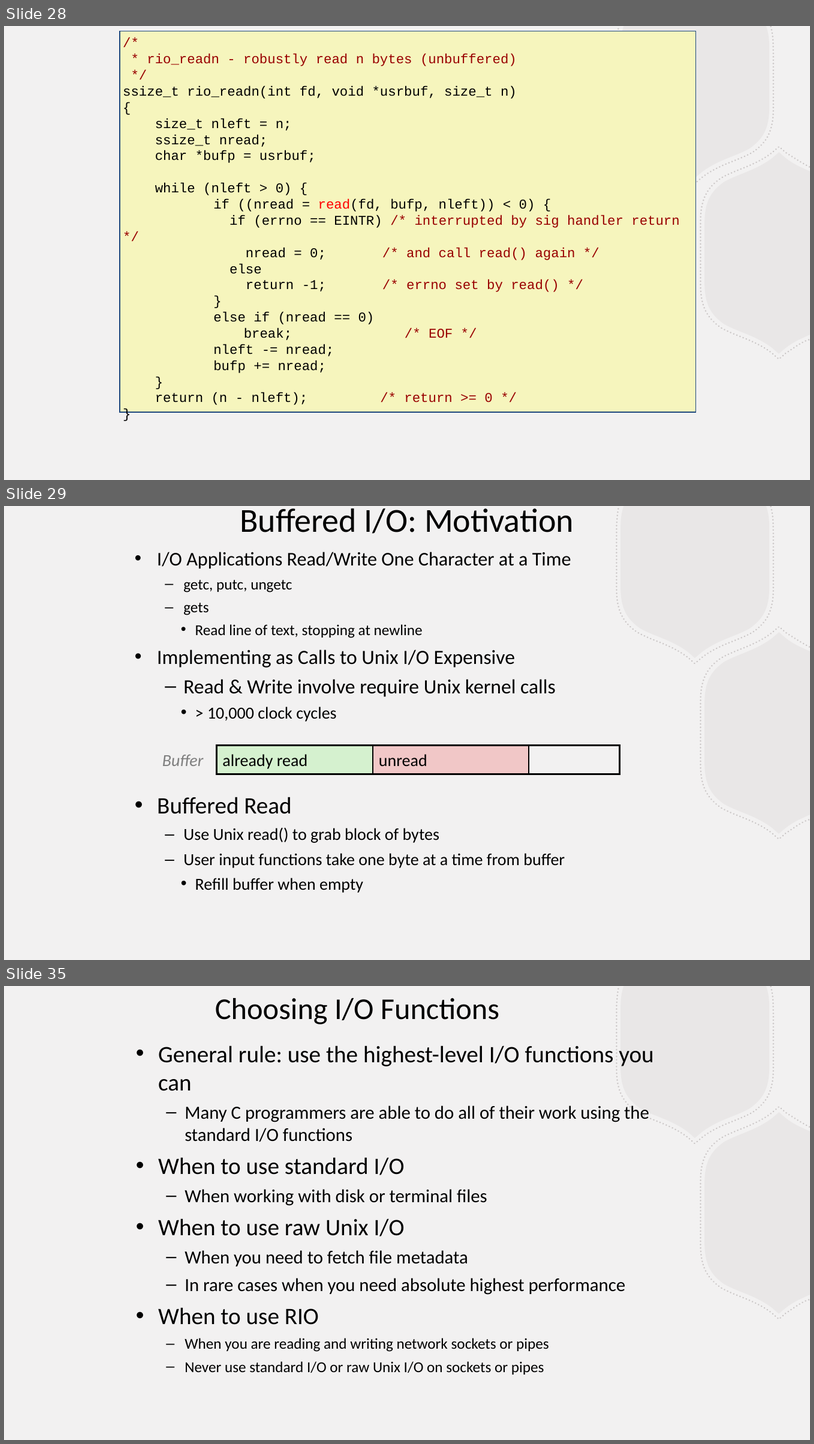
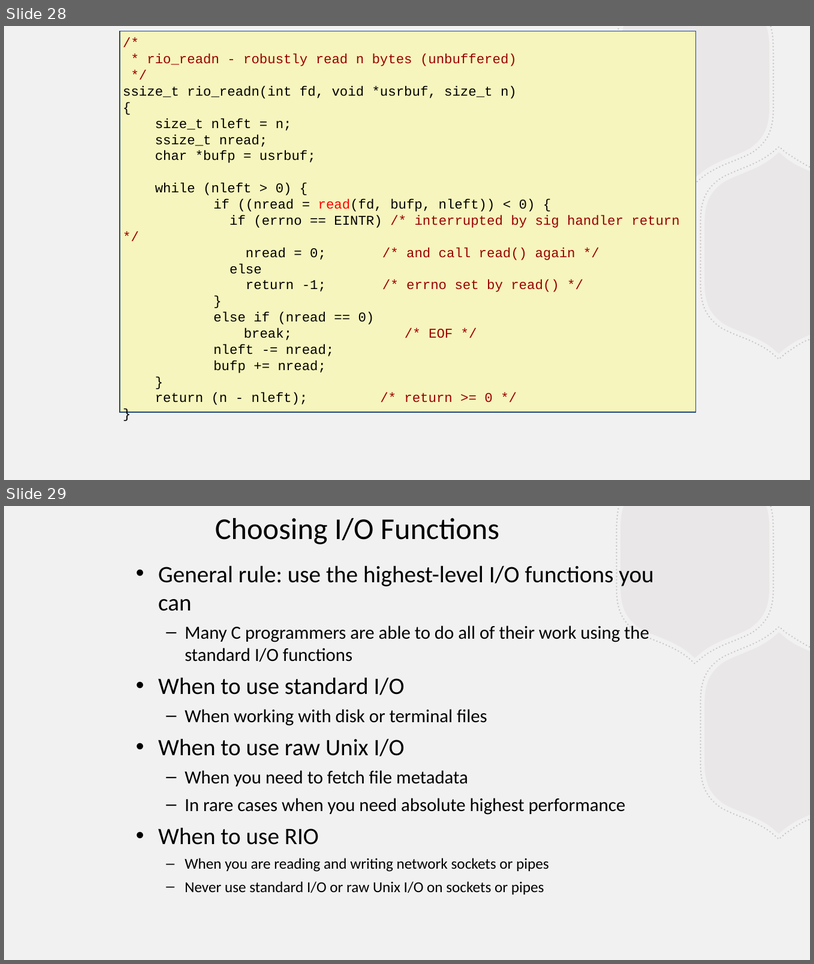
Before and after one commit to BillJr99/Ursinus-CS376, a slide deck: files/lectures/fileio.pptx. Shown one above the other, each under a label of ours: slides 28, 29 and 35 before the commit, slides 28 and 29 after it; the slides between them are not shown. The pictures are 814x1444 and 814x964 pixels, drawn with LibreOffice and Linux fonts; fonts in the diff are those of the drawing. Boxes give left, top, right and bottom in pixels: in the first picture for what was removed or moved away, otherwise in the second. Text is boxed around its words. In the diff, an @@ line names an element or a change of style, - is before the commit and + after.

```diff
--- a/files/lectures/fileio.pptx
+++ b/files/lectures/fileio.pptx
@@ slide 29 removed at <box>4,506,810,960</box>, background #F2F1F1; not listed: 4 template elements that a slide beside it also shows @@
@@ text removed at <box>240,508,574,534</box> @@
-Buffered I/O: Motivation
@@ text removed at <box>157,552,572,892</box> @@
-• I/O Applications Read/Write One Character at a Time
-  – getc, putc, ungetc
-  – gets
-    • Read line of text, stopping at newline
-• Implementing as Calls to Unix I/O Expensive
-  – Read & Write involve require Unix kernel calls
-    • > 10,000 clock cycles
-• Buffered Read
-  – Use Unix read() to grab block of bytes
-  – User input functions take one byte at a time from buffer
-    • Refill buffer when empty
@@ text removed at <box>162,754,204,766</box> @@
-Buffer
@@ rectangle removed at <box>217,745,373,774</box> @@
-already read
@@ rectangle removed at <box>217,745,620,774</box> @@
@@ rectangle removed at <box>373,745,529,774</box> @@
-unread
@@ what was slide 35 is now slide 29 @@
```
Also in this commit, not shown: 8 other slides removed, 1 other file.
